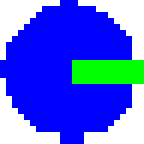
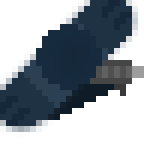
Layer changes from the first 144px x 144px image to the second:
added layer "Layer 3" above "Layer 2" over [left=36, top=24, right=102, bottom=90]
added layer "Layer 2" above "Layer 1" over [left=0, top=0, right=144, bottom=138]
painted on "Layer 1" over [left=0, top=0, right=144, bottom=144]
added layer "Layer 4" over [left=30, top=60, right=132, bottom=120]
